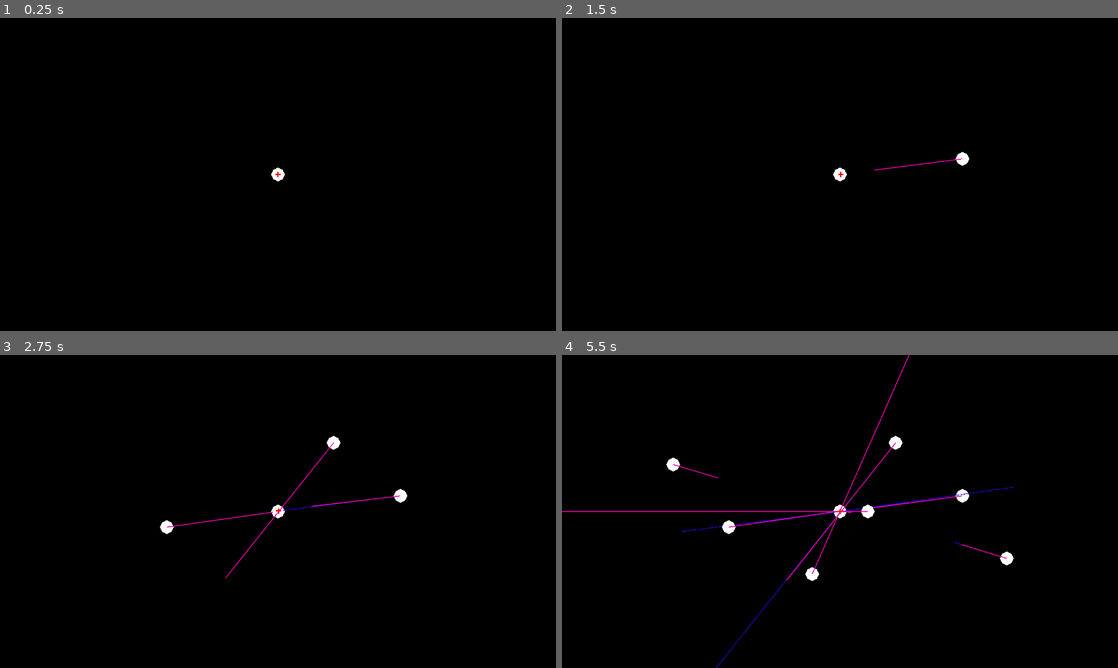
Above: before the commit, frames 1-4 (two rows, left to right).
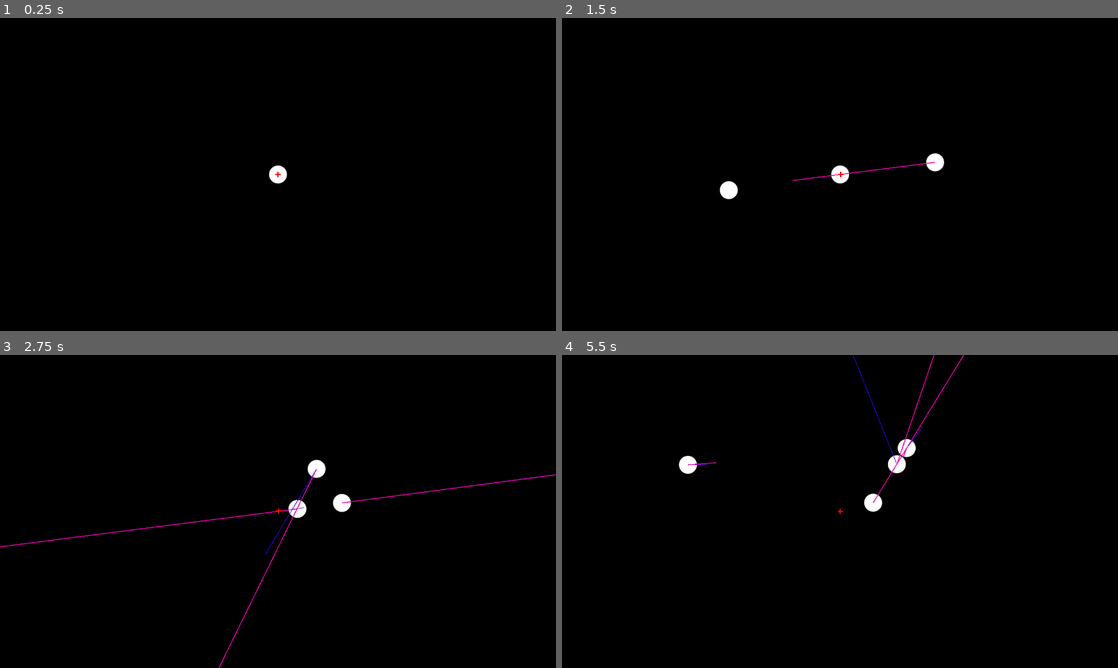
Above: after the commit, the same moments.

Repository: PedroHFMG/gravity_sim_2D
Game: Godot game, scene res://main.tscn
Two runs of this game, one before a commit and one after it. Both use one fixed random seed, a clock stepped at 60 frames per second and the inputs below.
Inputs (mouse positions are in pixels of both pictures, inside the frame that each line leads up to):
- Up to frame 1 (0.25 s): no input
- Up to frame 2 (1.5 s): tap Enter at 0.5 s; move the mouse to (962, 158) at 0.52 s; click (962, 158) at 0.67 s; move the mouse to (728, 190) at 1.27 s; click (728, 190) at 1.42 s
- Up to frame 3 (2.75 s): move the mouse to (333, 442) at 2.02 s; click (333, 442) at 2.17 s
- Up to frame 4 (5.5 s): move the mouse to (812, 574) at 2.77 s; click (812, 574) at 2.92 s; move the mouse to (1006, 558) at 3.52 s; click (1006, 558) at 3.67 s; move the mouse to (673, 464) at 4.27 s; click (673, 464) at 4.42 s; move the mouse to (867, 511) at 5.02 s; click (867, 511) at 5.17 s

The runs differ from the first frame. In frame 1, less than 0.1% of the frame differs, in the area x 48-52%, y 47-53%; in frame 2, 0.5%; in frame 3, 1.4%; in frame 4, 2.3%, in the area x 0-82%, y 0-100%.

Commit message:
add red line to indicate planet launch direction

Diff:
--- a/main.gd
+++ b/main.gd
@@ -12,6 +12,10 @@
 func _ready() -> void:
 	planets = $Planetas.get_children()
 
+func _process(delta: float) -> void:
+	if new_planet:
+		queue_redraw()
+
 func _physics_process(delta: float) -> void:
 	#Parte necessária para somar a aceleração de todos os planetas, e não somente do
 	#último par, para ser mostrada na linha rosa
@@ -25,6 +29,9 @@
 		for j in range(i + 1, planets.size()):
 			#Aplicando a função gravidade com os planetas dos índices acima:
 			gravidade(planets[i], planets[j], delta)
+
+	for planet in planets:
+		planet.position += planet.velocity * delta
 
 	#Indica a posição do centro de massa
 	$Centro.position = center_of_mass()
@@ -78,6 +85,7 @@
 func _input(event: InputEvent) -> void:
 		if event is InputEventMouseButton and event.button_index == MOUSE_BUTTON_LEFT:
 			if event.pressed:
+				#queue_redraw()
 				new_planet = planet_scene.instantiate()
 				new_planet.position = get_global_mouse_position()
 				new_planet.mass = 10
@@ -88,10 +96,15 @@
 				line.default_color = Color('#ec00ad')
 				new_planet.add_child(line)
 
+				$Planetas.add_child(new_planet)
 			else:
 				if new_planet:
 					var velocity_new_planet = (new_planet.position - get_global_mouse_position())
 					new_planet.velocity = velocity_new_planet
-					$Planetas.add_child(new_planet)
 					planets.append(new_planet)
 					new_planet = null
+					queue_redraw()
+
+func _draw() -> void:
+	if new_planet:
+		draw_line(new_planet.position, new_planet.position + (new_planet.position - get_global_mouse_position()), Color.RED, 1, false)
--- a/planet.gd
+++ b/planet.gd
@@ -8,5 +8,9 @@
 var accumulated_acceleration = Vector2.ZERO
 
 func _process(delta):
+	$"Polygon2D/Line-Vel".points = [Vector2.ZERO, velocity]
 	#Seta que está indicando a velocidade
-	$"Polygon2D/Line-Vel".points = [Vector2.ZERO, velocity]
+	queue_redraw()
+
+func _draw() -> void:
+	draw_circle(Vector2.ZERO, 20, Color.WHITE, true, 0, true)
--- a/planet.tscn
+++ b/planet.tscn
@@ -11,6 +11,7 @@
 [node name="Polygon2D" type="Polygon2D" parent="."]
 position = Vector2(-4.76837e-07, 4.76837e-07)
 scale = Vector2(0.666667, 0.666667)
+color = Color(1, 1, 1, 0)
 polygon = PackedVector2Array(0, -24, 16, -16, 24, 0, 16, 16, 0, 24, -16, 16, -24, 0, -16, -16)
 
 [node name="Area2D" type="Area2D" parent="Polygon2D"]
Not shown, changed: .gitignore
